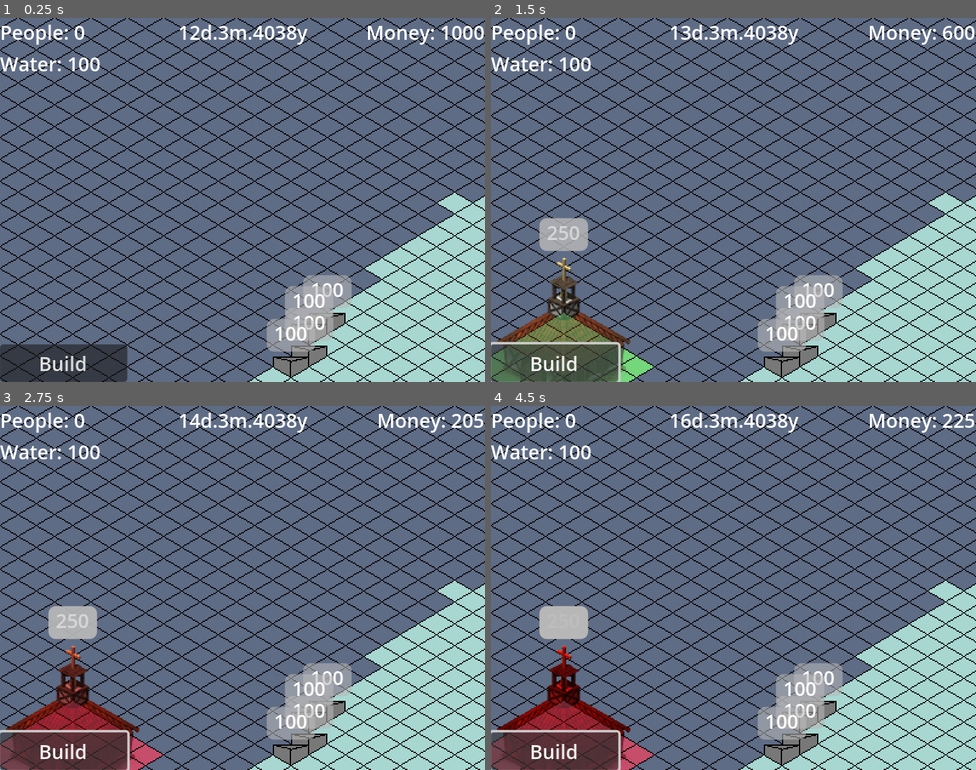
Above: before the commit, frames 1-4 (two rows, left to right).
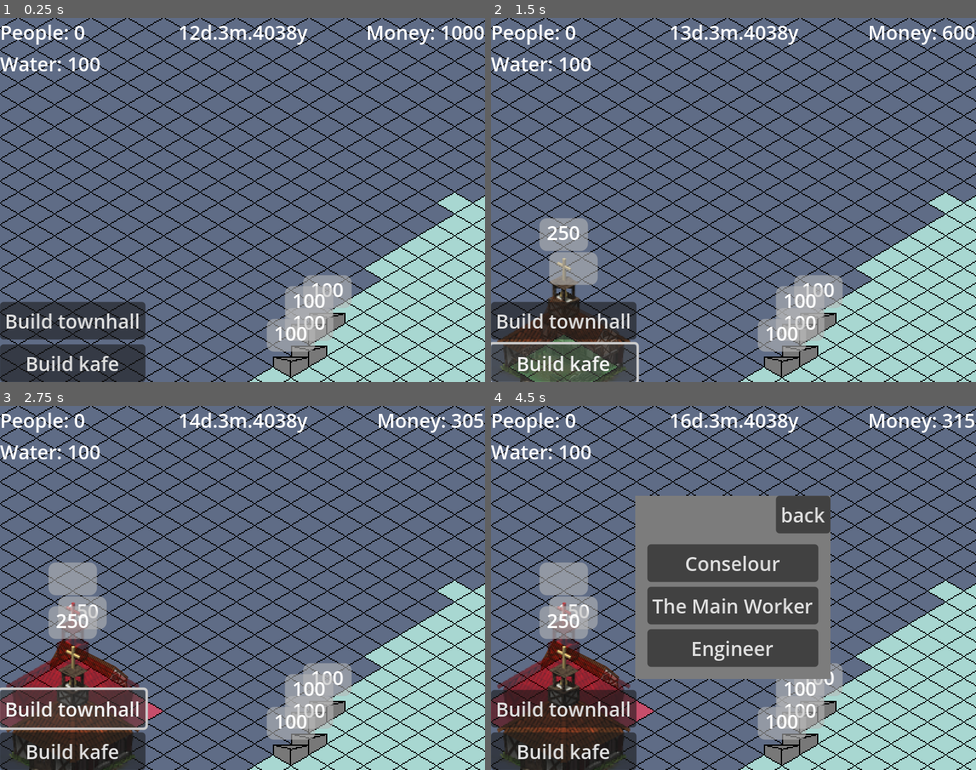
Above: after the commit, the same moments.

Repository: BurntRobot/artifical_heart_at_the_water-s_edge
Game: Godot game, scene res://world.tscn
The game is run twice, just before and just after one commit, with the same random seed, the same clock (stepped at 60 frames per second) and the same inputs.
Inputs (mouse positions are in pixels of both pictures, inside the frame that each line leads up to):
- Up to frame 1 (0.25 s): no input
- Up to frame 2 (1.5 s): click "Build" (after the commit: "Build townhall") at 0.5 s; click (563, 363) at 1.25 s, where only the run after the commit has a clickable "Build kafe"
- Up to frame 3 (2.75 s): click "Build" (after the commit: "Build townhall") at 2 s
- Up to frame 4 (4.5 s): click (563, 751) at 2.75 s, where only the run after the commit has a clickable "Build kafe"; click (801, 515) at 3.5 s, where only the run after the commit has a clickable "back"; click "Build" (after the commit: "Build townhall") at 4.25 s

The runs differ from the first frame. In frame 1, 3.6% of the frame differs, in the area x 0-30%, y 78-100%; in frame 2, 5.6%; in frame 3, 10%; in frame 4, 30%, in the area x 0-98%, y 2-100%.

Commit message:
Added UI for Kafe

Diff:
--- /dev/null
+++ b/Buildings/kafe.gd
@@ -0,0 +1,12 @@
+extends Building
+class_name Kafe
+
+signal _on_click
+
+
+func _input(event: InputEvent) -> void:
+	if not is_built:
+		super._input(event)
+	elif is_built:
+		if event.is_action_pressed("build"):
+			_on_click.emit()
--- /dev/null
+++ b/Buildings/kafe.tscn
@@ -0,0 +1,24 @@
+[gd_scene load_steps=4 format=4 uid="uid://dncsh5vk6ho6w"]
+
+[ext_resource type="PackedScene" uid="uid://cyqa3xdmnxit8" path="res://Buildings/building.tscn" id="1_tqoex"]
+[ext_resource type="Texture2D" uid="uid://dxawsqfait5iy" path="res://Buildings/barracks/renders/idle/45/000.png" id="2_8hs10"]
+[ext_resource type="Script" uid="uid://cahhpgukdsyca" path="res://Buildings/kafe.gd" id="2_0680k"]
+
+[node name="Kafe" instance=ExtResource("1_tqoex")]
+script = ExtResource("2_0680k")
+building_cost = 300
+health = 150
+
+[node name="Base" parent="." index="0"]
+tile_map_data = PackedByteArray("AAD//wAAAAACAAAAAAD//wEAAAACAAAAAAAAAAAAAAACAAAAAAAAAAEAAAACAAAAAAAAAP//AAACAAAAAAD/////AAACAAAAAAD+////AAACAAAAAAD+/wAAAAACAAAAAAD+/wEAAAACAAAAAAA=")
+
+[node name="Sprite" parent="." index="2"]
+position = Vector2(1.000001, -25)
+scale = Vector2(0.50104165, 0.50104165)
+texture = ExtResource("2_8hs10")
+
+[node name="HealthBar" parent="." index="5"]
+offset_left = -12.0
+offset_top = -95.0
+offset_right = 28.0
+offset_bottom = -68.0
--- a/Map/map.gd
+++ b/Map/map.gd
@@ -5,11 +5,11 @@
 @onready var buildings_map: TileMapLayer = $BuildingsMap
 @onready var base_map: TileMapLayer = $BaseMap
 
+signal _on_kafe_click
 
-func _on_test_build_pressed() -> void:
-	var town_hall = buildings_scenes[0].instantiate()
-	town_hall._on_check_free_ground.connect(is_tiles_are_free_ground)
-	add_child(town_hall)
+
+func _ready() -> void:
+	Input.set_mouse_mode(Input.MOUSE_MODE_VISIBLE)
 
 func is_tiles_are_free_ground(tiles: Array[Vector2i]):
 	for child in get_children():
@@ -22,6 +22,9 @@
 				if is_tile_a_ground(_tile + base_for_tile):
 					_red_tiles.append(_tile)
 			child.set_red_places(_red_tiles)
+
+func _kafe_is_clicked():
+	_on_kafe_click.emit()
 
 func is_tiles_are_free_water(tiles):
 	pass
@@ -40,3 +43,15 @@
 	pass
 func get_builded_tiles():
 	return buildings_map.get_used_cells_by_id(0, Vector2i(2, 0))
+
+
+func _on_test_build_pressed() -> void:
+	var town_hall = buildings_scenes[0].instantiate()
+	town_hall._on_check_free_ground.connect(is_tiles_are_free_ground)
+	add_child(town_hall)
+
+func _on_test_build_2_pressed() -> void:
+	var kafe = buildings_scenes[1].instantiate()
+	kafe._on_check_free_ground.connect(is_tiles_are_free_ground)
+	kafe._on_click.connect(_kafe_is_clicked)
+	add_child(kafe)
--- /dev/null
+++ b/kafe_menu.gd
@@ -0,0 +1,8 @@
+extends CenterContainer
+
+
+func _on_button_4_pressed() -> void:
+	hide()
+
+func _on_button_3_pressed() -> void:
+	print("Начато свидание с Инженером")
--- /dev/null
+++ b/world.gd
@@ -0,0 +1,7 @@
+extends Node
+
+@onready var kafe_menu: CenterContainer = $GUI/KafeMenu
+
+
+func _on_map__on_kafe_click() -> void:
+	kafe_menu.show()
--- a/world.tscn
+++ b/world.tscn
@@ -1,17 +1,24 @@
-[gd_scene load_steps=10 format=4 uid="uid://cxnlncaghbgq2"]
+[gd_scene load_steps=14 format=4 uid="uid://cxnlncaghbgq2"]
 
 [ext_resource type="Script" uid="uid://b6kq3swrrqtyl" path="res://Map/map.gd" id="1_aqk2v"]
 [ext_resource type="TileSet" uid="uid://chx3a5tst7d7j" path="res://Map/Tiles/tile_set.tres" id="1_fj7yv"]
+[ext_resource type="Script" uid="uid://bmgf36r11ambh" path="res://world.gd" id="1_k3n1d"]
 [ext_resource type="PackedScene" uid="uid://ce0ymdlijkja6" path="res://Buildings/town_hall.tscn" id="2_036b0"]
+[ext_resource type="PackedScene" uid="uid://dncsh5vk6ho6w" path="res://Buildings/kafe.tscn" id="3_wse8f"]
 [ext_resource type="Script" uid="uid://c8b52ovhgrp2j" path="res://Player/player_camera.gd" id="4_aqk2v"]
 [ext_resource type="PackedScene" uid="uid://b6lxut7b4p3of" path="res://Buildings/wall.tscn" id="4_ioo17"]
 [ext_resource type="Script" uid="uid://dyl05h3ppiq0x" path="res://GUI/money_label.gd" id="5_036b0"]
 [ext_resource type="Script" uid="uid://djjjdyay4mfa2" path="res://GUI/day_timer.gd" id="6_dwbse"]
 [ext_resource type="Script" uid="uid://dn5bre6derpqq" path="res://GUI/date_label.gd" id="6_pkg7o"]
 [ext_resource type="Script" uid="uid://j57goev0iekc" path="res://GUI/resources_label.gd" id="7_gbfbk"]
+[ext_resource type="Script" uid="uid://cr71vyvv3bb3e" path="res://kafe_menu.gd" id="10_ic0uy"]
+
+[sub_resource type="StyleBoxFlat" id="StyleBoxFlat_wse8f"]
+bg_color = Color(0.48570347, 0.48570353, 0.4857034, 1)
 
 [node name="World" type="Node"]
 process_mode = 3
+script = ExtResource("1_k3n1d")
 
 [node name="Game" type="Node2D" parent="."]
 process_mode = 1
@@ -19,7 +26,7 @@
 [node name="Map" type="Node2D" parent="Game"]
 y_sort_enabled = true
 script = ExtResource("1_aqk2v")
-buildings_scenes = Array[PackedScene]([ExtResource("2_036b0")])
+buildings_scenes = Array[PackedScene]([ExtResource("2_036b0"), ExtResource("3_wse8f")])
 
 [node name="BaseMap" type="TileMapLayer" parent="Game/Map"]
 tile_map_data = PackedByteArray("AAAcAOD/AAAAAAAAAAAbAOH/AAAAAAAAAAAaAOL/AAAAAAAAAAAZAOP/AAAAAAAAAAAYAOT/AAAAAAAAAAAXAO …(47488 unchanged characters)…
@@ -64,14 +71,21 @@
 [node name="GUI" type="CanvasLayer" parent="."]
 process_mode = 3
 
-[node name="test_build" type="Button" parent="GUI"]
+[node name="VBoxContainer" type="VBoxContainer" parent="GUI"]
 anchors_preset = 2
 anchor_top = 1.0
 anchor_bottom = 1.0
-offset_top = -31.0
-offset_right = 105.0
+offset_top = -66.0
+offset_right = 120.0
 grow_vertical = 0
-text = "Build"
+
+[node name="test_build" type="Button" parent="GUI/VBoxContainer"]
+layout_mode = 2
+text = "Build townhall"
+
+[node name="test_build2" type="Button" parent="GUI/VBoxContainer"]
+layout_mode = 2
+text = "Build kafe"
 
 [node name="MoneyLabel" type="Label" parent="GUI"]
 anchors_preset = 1
@@ -97,10 +111,58 @@
 offset_bottom = 23.0
 script = ExtResource("7_gbfbk")
 
+[node name="KafeMenu" type="CenterContainer" parent="GUI"]
+visible = false
+anchors_preset = 15
+anchor_right = 1.0
+anchor_bottom = 1.0
+grow_horizontal = 2
+grow_vertical = 2
+script = ExtResource("10_ic0uy")
+
+[node name="PanelContainer" type="PanelContainer" parent="GUI/KafeMenu"]
+layout_mode = 2
+theme_override_styles/panel = SubResource("StyleBoxFlat_wse8f")
+
+[node name="VBoxContainer" type="VBoxContainer" parent="GUI/KafeMenu/PanelContainer"]
+layout_mode = 2
+
+[node name="Button4" type="Button" parent="GUI/KafeMenu/PanelContainer/VBoxContainer"]
+layout_mode = 2
+size_flags_horizontal = 8
+size_flags_vertical = 0
+text = "back"
+
+[node name="M" type="MarginContainer" parent="GUI/KafeMenu/PanelContainer/VBoxContainer"]
+layout_mode = 2
+theme_override_constants/margin_left = 10
+theme_override_constants/margin_top = 5
+theme_override_constants/margin_right = 10
+theme_override_constants/margin_bottom = 10
+
+[node name="V" type="VBoxContainer" parent="GUI/KafeMenu/PanelContainer/VBoxContainer/M"]
+layout_mode = 2
+
+[node name="Button" type="Button" parent="GUI/KafeMenu/PanelContainer/VBoxContainer/M/V"]
+layout_mode = 2
+text = "Conselour"
+
+[node name="Button2" type="Button" parent="GUI/KafeMenu/PanelContainer/VBoxContainer/M/V"]
+layout_mode = 2
+text = "The Main Worker"
+
+[node name="Button3" type="Button" parent="GUI/KafeMenu/PanelContainer/VBoxContainer/M/V"]
+layout_mode = 2
+text = "Engineer"
+
 [node name="DayTimer" type="Timer" parent="."]
 process_mode = 1
 autostart = true
 script = ExtResource("6_dwbse")
 
-[connection signal="pressed" from="GUI/test_build" to="Game/Map" method="_on_test_build_pressed"]
+[connection signal="_on_kafe_click" from="Game/Map" to="." method="_on_map__on_kafe_click"]
+[connection signal="pressed" from="GUI/VBoxContainer/test_build" to="Game/Map" method="_on_test_build_pressed"]
+[connection signal="pressed" from="GUI/VBoxContainer/test_build2" to="Game/Map" method="_on_test_build_2_pressed"]
+[connection signal="pressed" from="GUI/KafeMenu/PanelContainer/VBoxContainer/Button4" to="GUI/KafeMenu" method="_on_button_4_pressed"]
+[connection signal="pressed" from="GUI/KafeMenu/PanelContainer/VBoxContainer/M/V/Button3" to="GUI/KafeMenu" method="_on_button_3_pressed"]
 [connection signal="timeout" from="DayTimer" to="DayTimer" method="_on_timeout"]
Not shown, added: Buildings/kafe.gd.uid
Not shown, added: kafe_menu.gd.uid
Not shown, added: world.gd.uid
